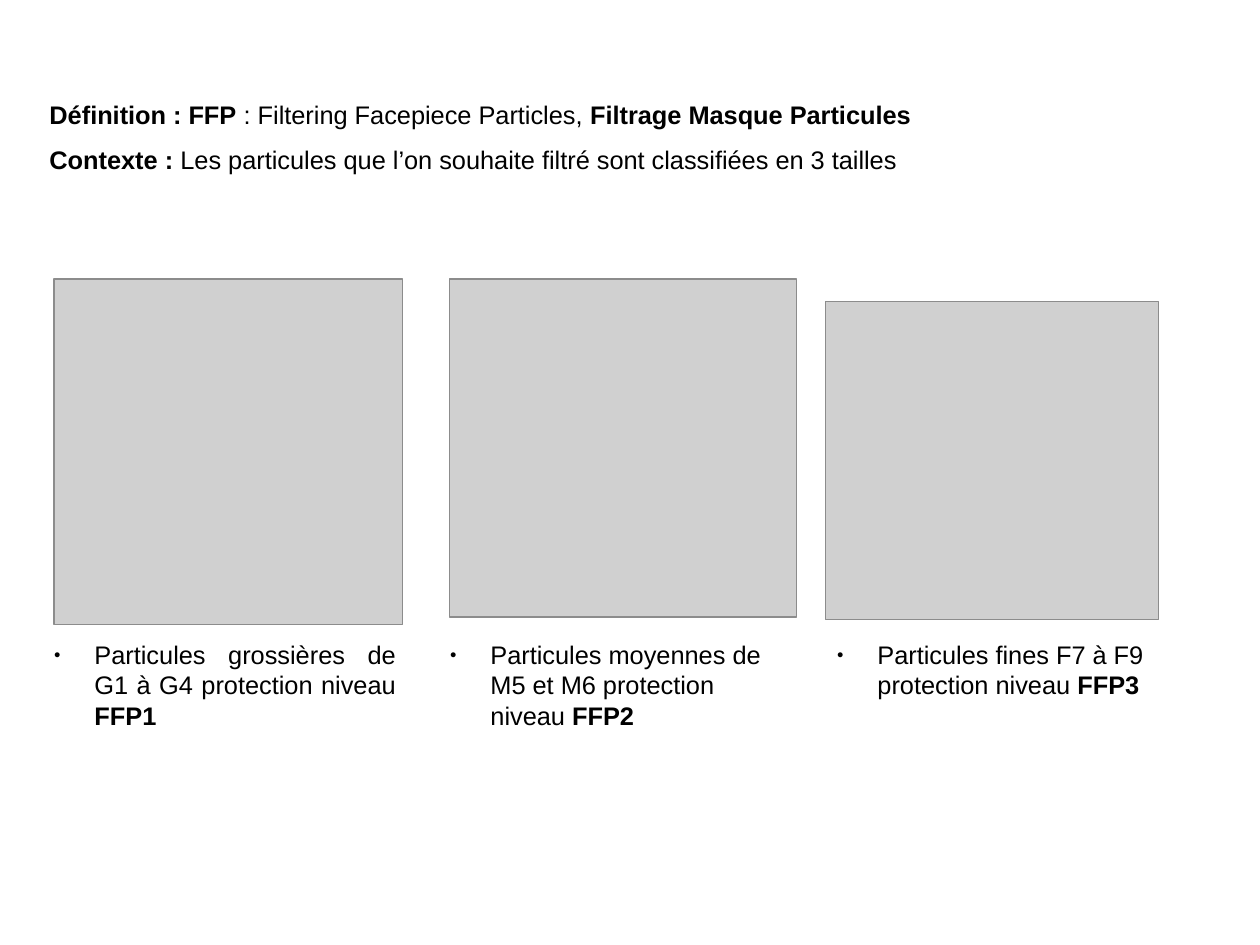
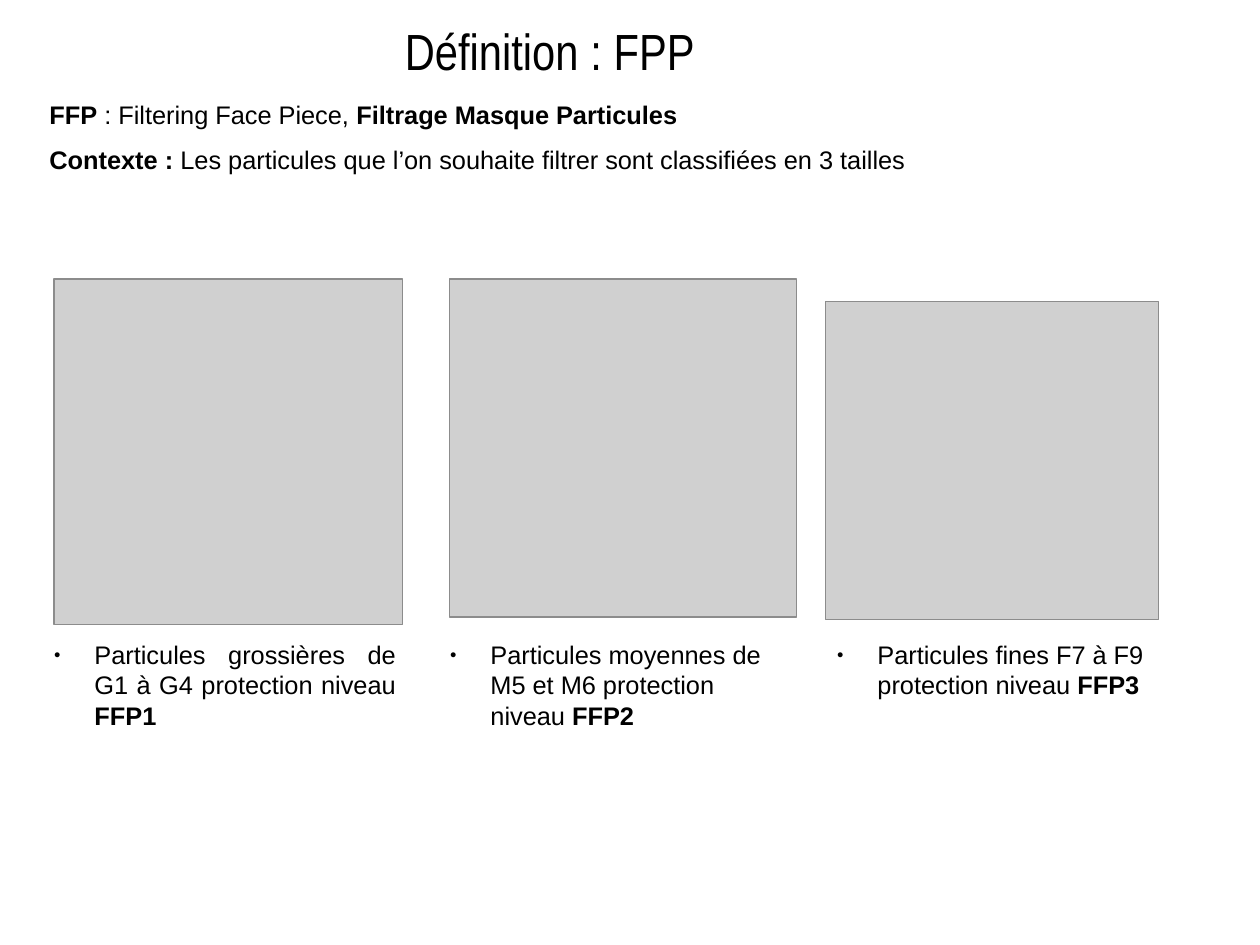
Before and after one commit to Evarisk/bibliotheque-media-risque, a slide deck: slide 2 of causerie/produits-emissions-dechets/les-fondamentaux_masques-poussieres-FFPX/les-fondamentaux_masques-particules-FFPX.odp. Drawn at 1260x945 pixels with LibreOffice and Linux fonts; fonts in the diff are those of the drawing; grey boxes stand for pictures; background and template pictures are left out. Boxes give left, top, right and bottom in pixels: in the first picture for what was removed or moved away, otherwise in the second. Text is boxed around its words. In the diff, an @@ line names an element or a change of style, - is before the commit and + after.

```diff
--- a/causerie/produits-emissions-dechets/les-fondamentaux_masques-poussieres-FFPX/les-fondamentaux_masques-particules-FFPX.odp
+++ b/causerie/produits-emissions-dechets/les-fondamentaux_masques-poussieres-FFPX/les-fondamentaux_masques-particules-FFPX.odp
@@ title added at (x1=405, y1=32, x2=695, y2=71), 32 pt, text #000000 @@
+Définition : FPP
@@ text at (x1=49, y1=105, x2=677, y2=129): text changed @@
-Définition : FFP : Filtering Facepiece Particles, Filtrage Masque Particules
+FFP : Filtering Face Piece, Filtrage Masque Particules
@@ text at (x1=49, y1=150, x2=905, y2=174): text changed @@
-Contexte : Les particules que l’on souhaite filtré sont classifiées en 3 tailles
+Contexte : Les particules que l’on souhaite filtrer sont classifiées en 3 tailles
```
Also in this commit, not shown: 5 other slides changed, 1 other file.
